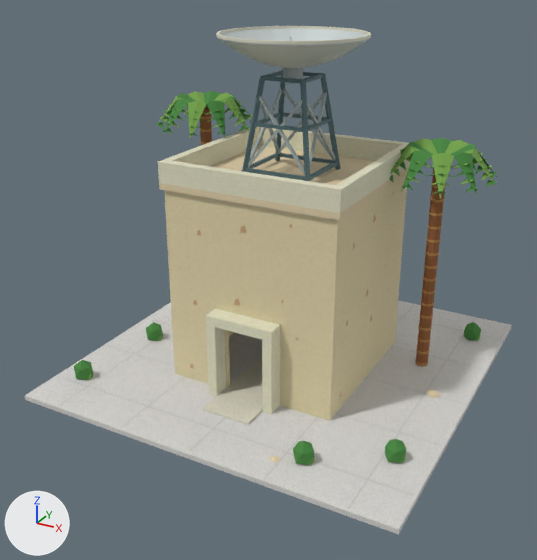
Before and after pictures for a commit that changed the glTF model game/assets/desert-dreams-3d/234-blender.glb.
One viewpoint serves both versions: a 50 mm camera at (12.7, -25.0, 16.1) aimed at (-0.3, -1.4, 4.3). The lights are fixed; the arrows at lower left show +X, +Y and +Z. The first picture is the older version. Objects named as collision shapes, trigger or cutter boxes, shadow casters or lower levels of detail are left out. Vertices at exactly the same position are counted once.

The scene before the commit, as lines of its bpy script (objects in view):
```python
ob_ochre_radar_house_concave_roof_dish_foliage_001 = bpy.data.objects.new('ochre-radar-house-concave-roof-dish foliage.001', me_palm_leaflets_002)
ob_ochre_radar_house_concave_roof_dish_foliage_001.location = (0.0, 0.0, 0.0)
ob_ochre_radar_house_concave_roof_dish_leaflight_001 = bpy.data.objects.new('ochre-radar-house-concave-roof-dish leaflight.001', me_faceted_palm_crown)
ob_ochre_radar_house_concave_roof_dish_leaflight_001.location = (0.0, 0.0, 0.0)
ob_ochre_radar_house_concave_roof_dish_metal_light = bpy.data.objects.new('ochre-radar-house-concave-roof-dish metal_light', me_concave_faceted_radar_receiving_dish)
ob_ochre_radar_house_concave_roof_dish_metal_light.location = (0.0, 0.0, 0.0)
ob_ochre_radar_house_concave_roof_dish_wood = bpy.data.objects.new('ochre-radar-house-concave-roof-dish wood', me_cylinder_002)
ob_ochre_radar_house_concave_roof_dish_wood.location = (0.0, 0.0, 0.0)
ob_ochre_radar_house_concave_roof_dish_wood_light = bpy.data.objects.new('ochre-radar-house-concave-roof-dish wood_light', me_cylinder_003)
ob_ochre_radar_house_concave_roof_dish_wood_light.location = (0.0, 0.0, 0.0)
# also in view: 'ochre-radar-house-concave-roof-dish cream.001 • stucco' at (0.0, 0.0, 13.4); 'ochre-radar-house-concave-roof-dish steel' at (0.0, 0.0, 10.7); 'ochre-radar-house-concave-roof-dish paving • concrete' at (0.0, -2.2, 0.2); 'ochre-radar-house-concave-roof-dish equipment' at (0.5, 0.0, 10.9); 'ochre-radar-house-concave-roof-dish stucco • stucco' at (0.0, 0.0, 4.2)
```
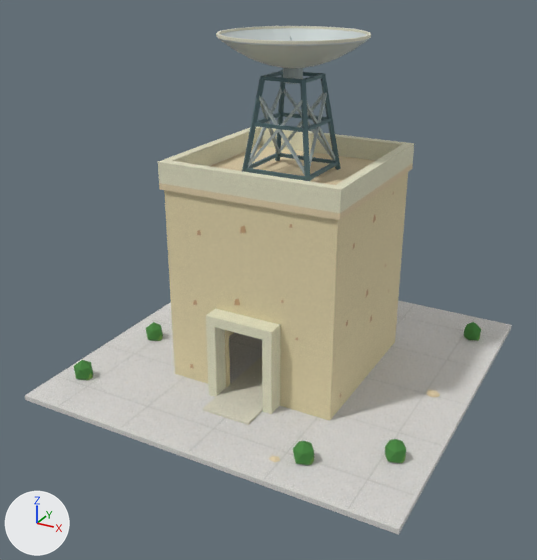
What differs and where, as boxes [x1, y1, x2, y2] in the pictures (537 x 560 px):
'ochre-radar-house-concave-roof-dish foliage.001', reshaped: before [74, 91, 498, 465]; after [74, 322, 481, 465]
'ochre-radar-house-concave-roof-dish leaflight.001', reshaped: before [86, 91, 497, 465]; after [86, 335, 480, 465]
'ochre-radar-house-concave-roof-dish wood', deleted (mostly hidden): before [200, 108, 445, 367]
'ochre-radar-house-concave-roof-dish wood_light', deleted: before [200, 115, 446, 366]
part 1 of me_palm_leaflets_002, deleted: before [156, 91, 498, 195]
part 2 of me_faceted_palm_crown, deleted: before [158, 91, 497, 198]

The edits, one by one:
me_palm_leaflets_002 is used by ob_ochre_radar_house_concave_roof_dish_foliage_001; location (0.0, 0.0, 0.0).
me_palm_leaflets_002 had 370 vertices, 400 faces and spanned x -7.61..7.33, y -6.46..6.66, z 0.01..10.55.
me_palm_leaflets_002 now has 168 vertices, 280 faces and spans x -6.98..6.78, y -6.46..6.66, z 0.01..1.02.
me_palm_leaflets_002 part 1: 42 loose pieces with 202 vertices, spanning x -7.61..7.33, y -0.37..4.47, z 8.2..10.55, are deleted.
me_faceted_palm_crown is used by ob_ochre_radar_house_concave_roof_dish_leaflight_001; location (0.0, 0.0, 0.0).
me_faceted_palm_crown had 286 vertices, 260 faces and spanned x -7.29..7.35, y -6.27..6.53, z 0.01..10.55.
me_faceted_palm_crown now has 84 vertices, 140 faces and spans x -6.67..6.76, y -6.27..6.53, z 0.01..0.59.
me_faceted_palm_crown part 2: 42 loose pieces with 202 vertices, spanning x -7.29..7.35, y -0.44..4.54, z 8.2..10.55, are deleted.
Object 'ochre-radar-house-concave-roof-dish wood' (ob_ochre_radar_house_concave_roof_dish_wood) is deleted.
Object 'ochre-radar-house-concave-roof-dish wood_light' (ob_ochre_radar_house_concave_roof_dish_wood_light) is deleted.
